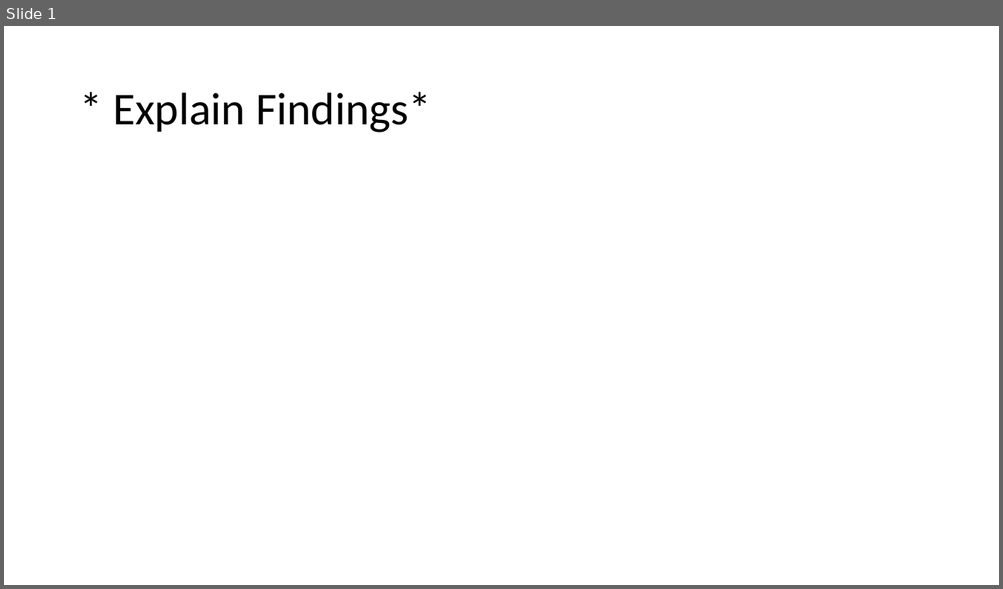
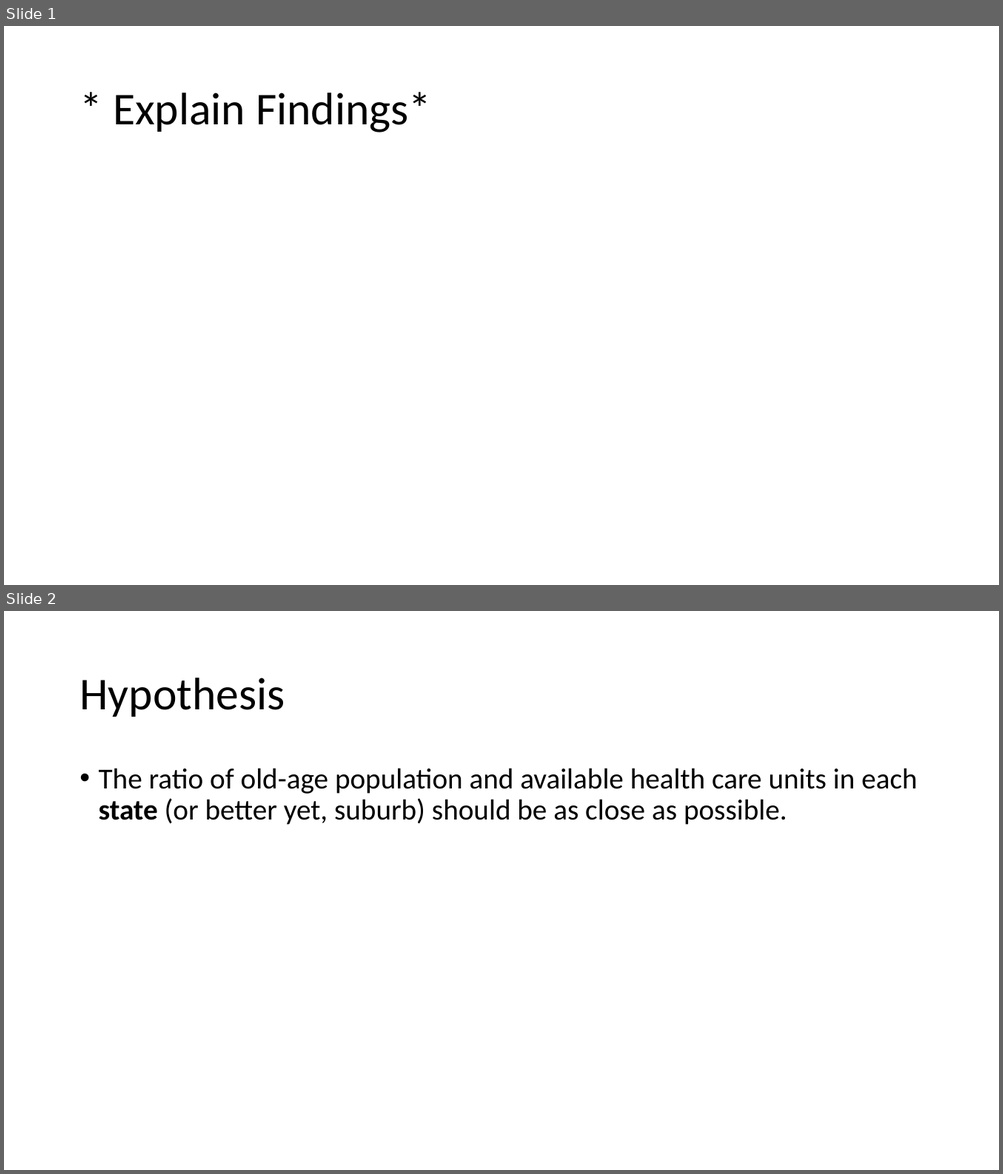
Before and after one commit to vdencarnacion/probset, a slide deck: final_presentation.pptx. Shown one above the other, each under a label of ours: slide 1 before the commit, slides 1 and 2 after it. The pictures are 1003x589 and 1003x1174 pixels, drawn with LibreOffice and Linux fonts; fonts in the diff are those of the drawing. Boxes give left, top, right and bottom in pixels: in the first picture for what was removed or moved away, otherwise in the second. Text is boxed around its words. In the diff, an @@ line names an element or a change of style, - is before the commit and + after.

Commit message:
focus on state-wide difference

```diff
--- a/final_presentation.pptx
+++ b/final_presentation.pptx
@@ slide 2 added at [4,611,999,1170], background #FFFFFF @@
@@ title added at [79,678,284,717], 44 pt, text #000000 @@
+Hypothesis
@@ text added at [99,768,916,825], 28 pt, text #000000 @@
+• The ratio of old-age population and available health care units in each state (or better yet, suburb) should be as close as possible.
```
Also in this commit, not shown: 3 slides changed, 1 slide removed, 4 other files.
